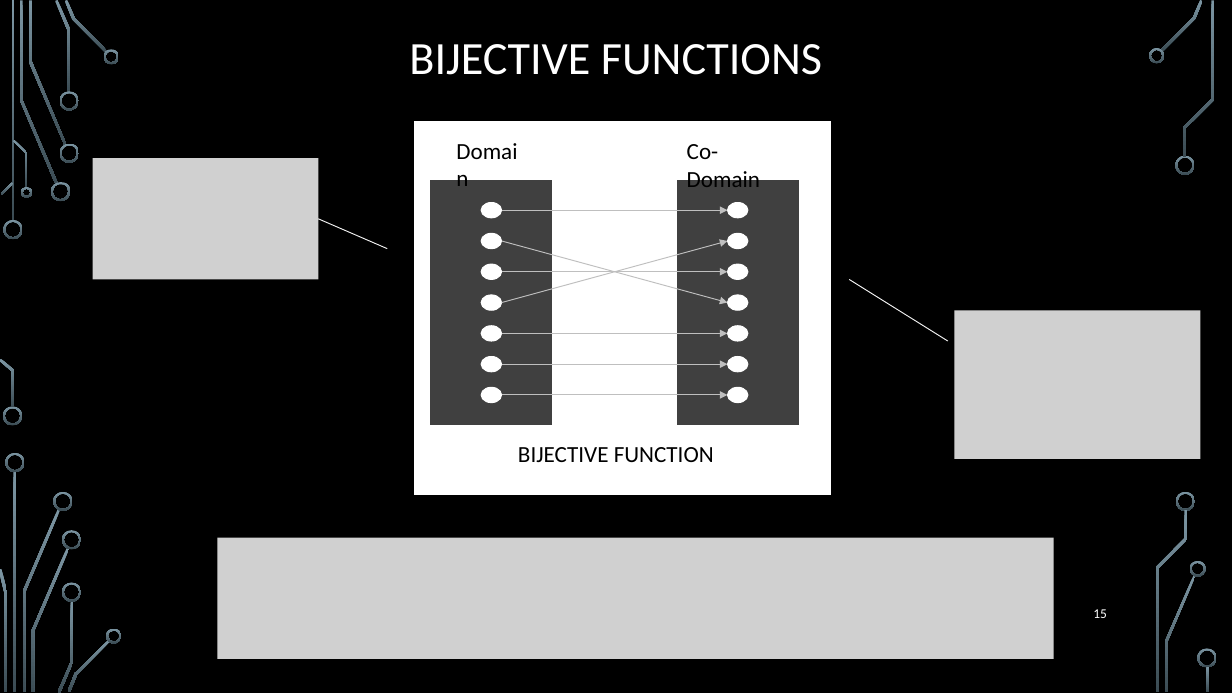
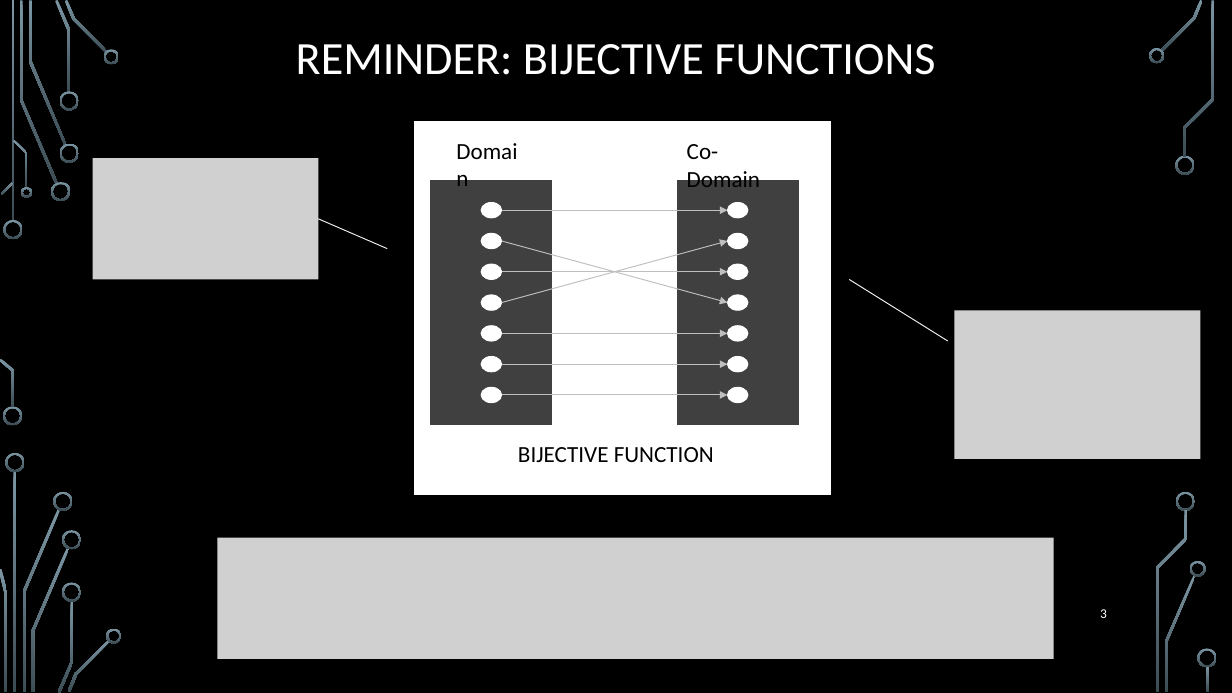
Before and after one commit to markfloryan/dmt2, a slide deck: slide 3 of slides/01-Cardinality.pptx (slide 15 before the commit). Drawn at 1232x693 pixels with LibreOffice and Linux fonts; fonts in the diff are those of the drawing; grey boxes stand for pictures; background and template pictures are left out. Boxes give left, top, right and bottom in pixels: in the first picture for what was removed or moved away, otherwise in the second. Text is boxed around its words. In the diff, an @@ line names an element or a change of style, - is before the commit and + after.

```diff
--- a/slides/01-Cardinality.pptx
+++ b/slides/01-Cardinality.pptx
@@ title at [296, 44, 935, 75]: text changed @@
-BIJECTIVE FUNCTIONS
+REMINDER: BIJECTIVE FUNCTIONS
@@ page number at [1100, 609, 1107, 618]: text changed @@
-15
+3
```
Also in this commit, not shown: 7 other slides changed, 14 slides removed.
